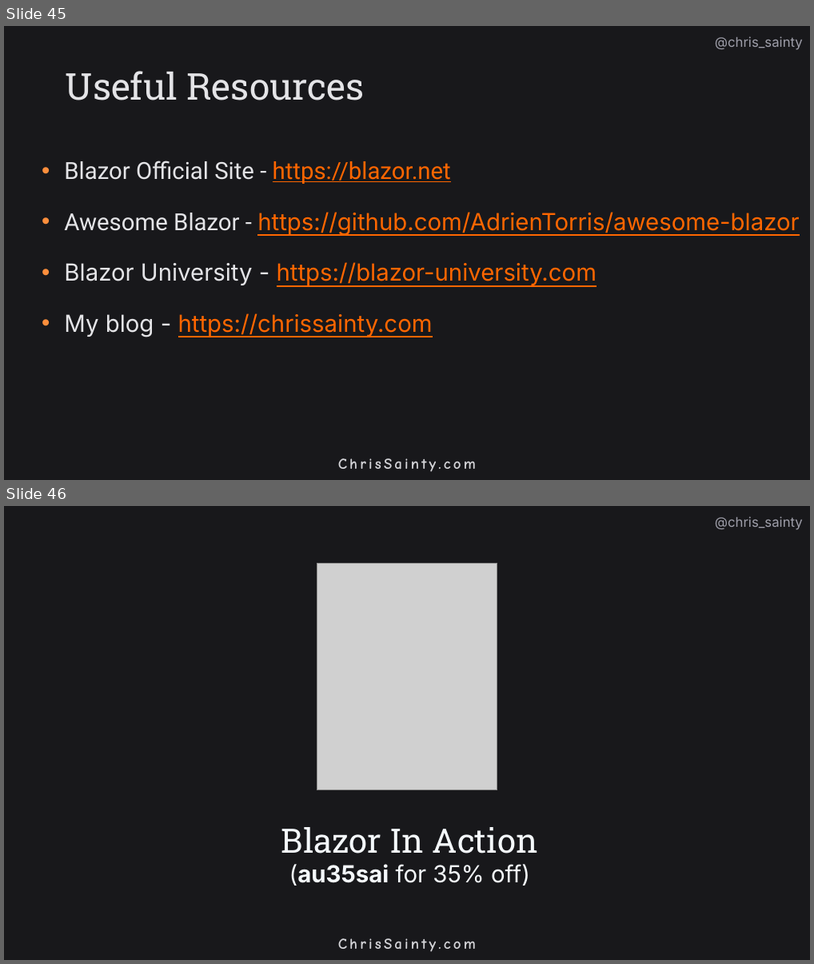
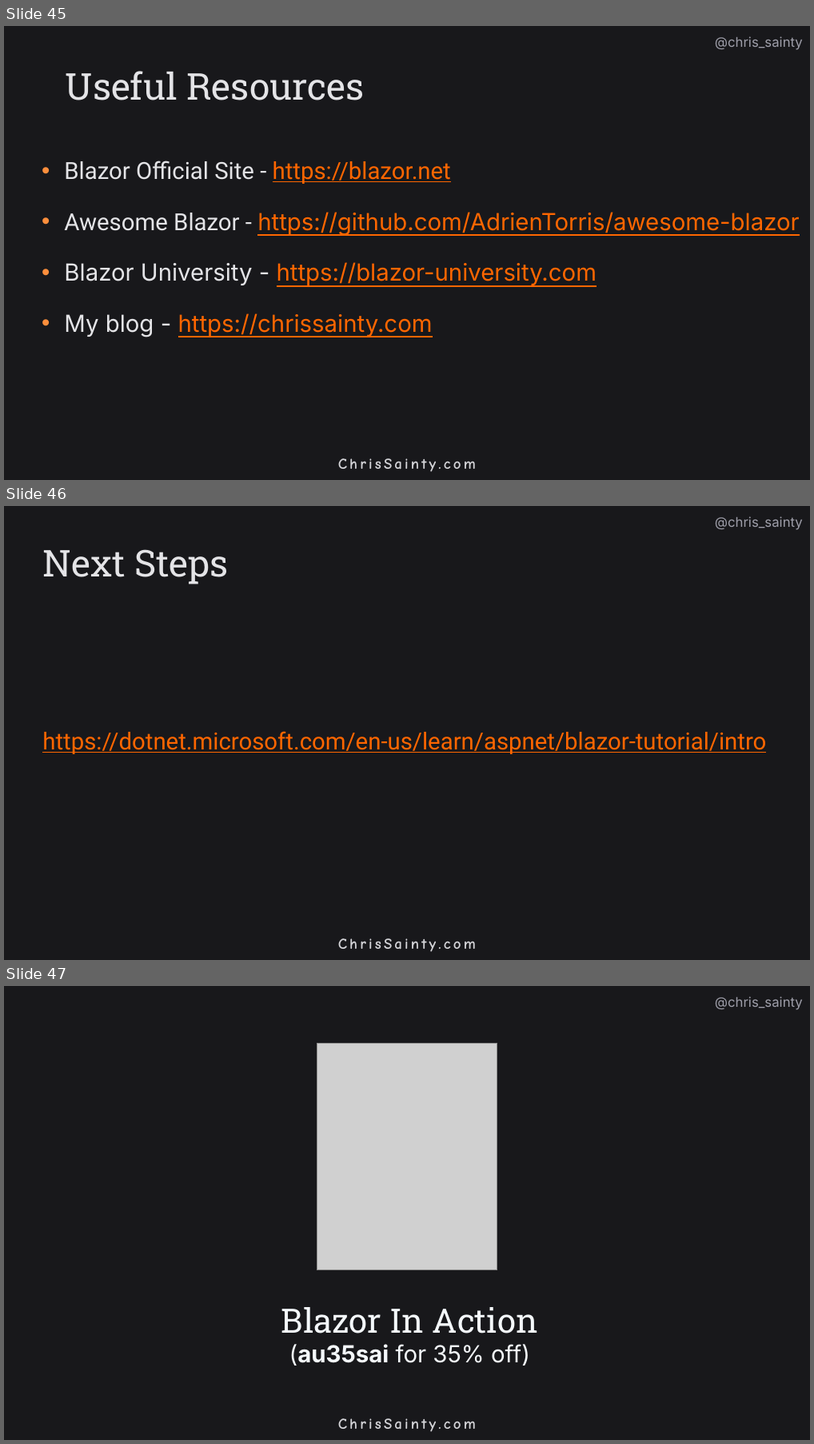
Before and after one commit to chrissainty/Talk-Webstep-2022, a slide deck: What is Blazor and why is it so exciting.pptx. Shown one above the other, each under a label of ours: slides 45 and 46 before the commit, slides 45, 46 and 47 after it. The pictures are 814x964 and 814x1444 pixels, drawn with LibreOffice and Linux fonts; fonts in the diff are those of the drawing; grey boxes stand for pictures; background and template pictures are left out. Boxes give left, top, right and bottom in pixels: in the first picture for what was removed or moved away, otherwise in the second. Text is boxed around its words. In the diff, an @@ line names an element or a change of style, - is before the commit and + after.

Commit message:
Added Microsoft Learn link

```diff
--- a/What is Blazor and why is it so exciting.pptx
+++ b/What is Blazor and why is it so exciting.pptx
@@ slide 46 added at bbox=[4, 506, 810, 960], background #18181B; not listed: 1 template element that a slide beside it also shows @@
@@ text added at bbox=[42, 549, 228, 584], 44 pt, text #E4E4E7 @@
+Next Steps
@@ text added at bbox=[42, 731, 766, 754], 28 pt, text #FF6600, underline @@
+https://dotnet.microsoft.com/en-us/learn/aspnet/blazor-tutorial/intro
@@ text added at bbox=[338, 938, 476, 952], 18 pt, text #D4D4D8, bold @@
+ChrisSainty.com
@@ what was slide 46 is now slide 47 @@
```
